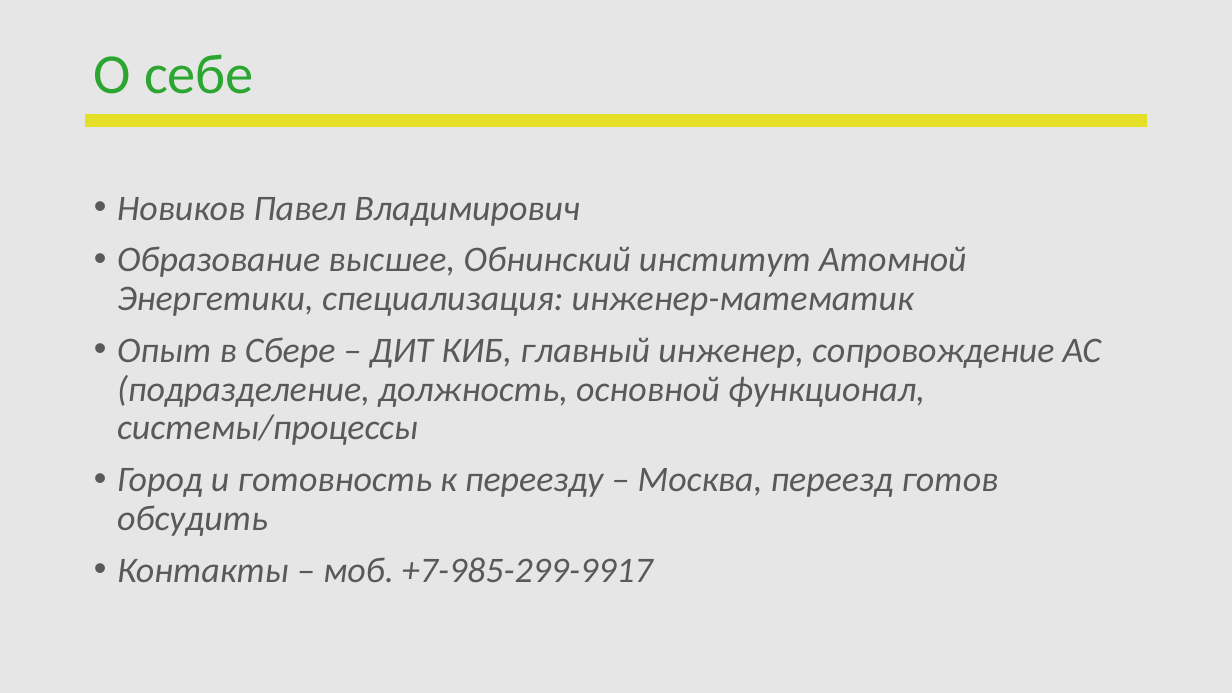
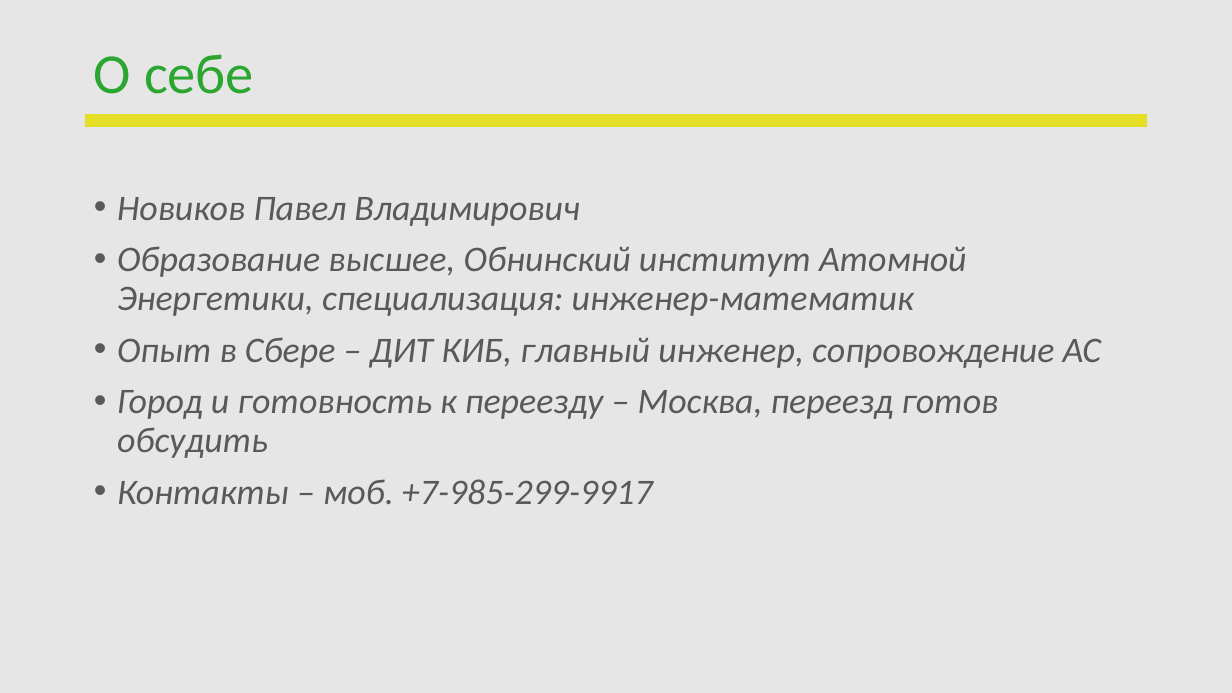
Before and after one commit to PavelVNovikov/DS_april_2022, a slide deck: slide 2 of Diplom/ПЕРЕЗАПУСК_DS_Novikov.pptx. Drawn at 1232x693 pixels with LibreOffice and Linux fonts; fonts in the diff are those of the drawing; background and template pictures are left out. Boxes give left, top, right and bottom in pixels: in the first picture for what was removed or moved away, otherwise in the second. Text is boxed around its words. In the diff, an @@ line names an element or a change of style, - is before the commit and + after.

Commit message:
dpl

```diff
--- a/Diplom/ПЕРЕЗАПУСК_DS_Novikov.pptx
+++ b/Diplom/ПЕРЕЗАПУСК_DS_Novikov.pptx
@@ text at (x1=117, y1=337, x2=1102, y2=368): text changed @@
-• Опыт в Сбере – ДИТ КИБ, главный инженер, сопровождение АС (подразделение, должность, основной функционал, системы/процессы
+• Опыт в Сбере – ДИТ КИБ, главный инженер, сопровождение АС
```
Also in this commit, not shown: 2 other slides changed, 1 slide removed.
